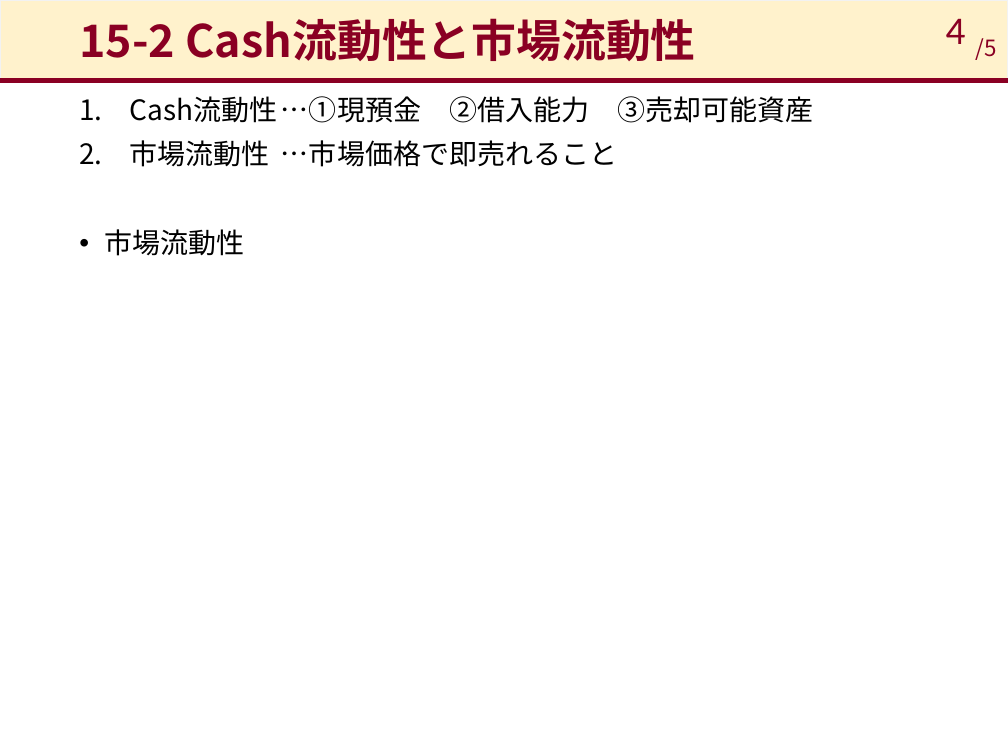
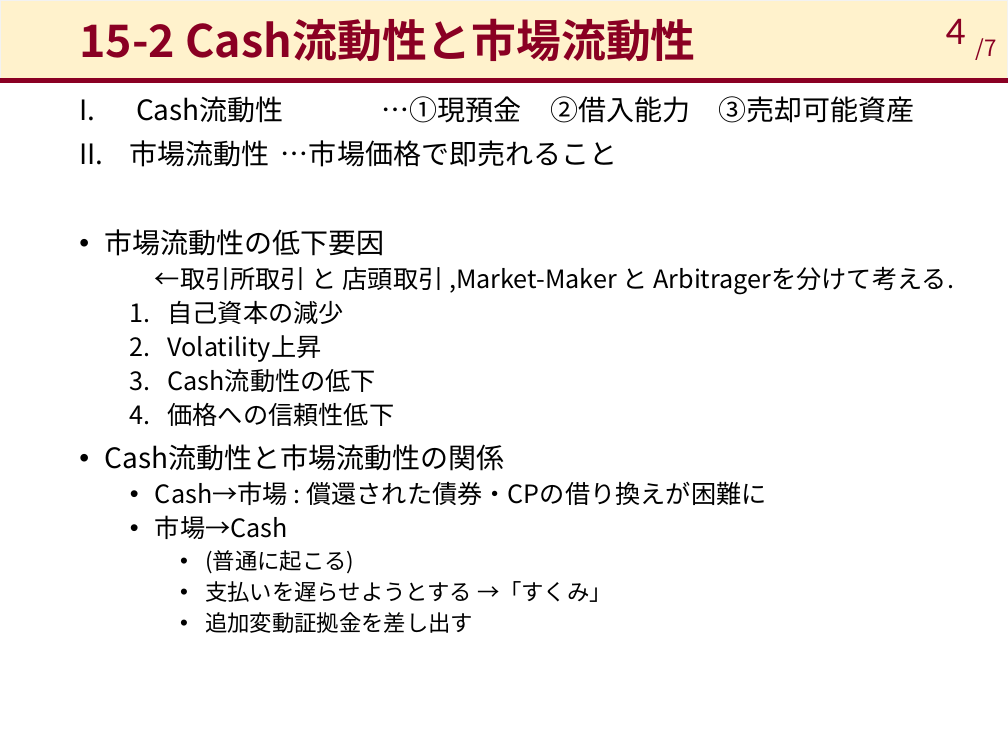
Before and after one commit to takashiikai1991/shirakawa, a slide deck: slide 4 of Sec_14.15/現代の金融政策_15.pptx. Drawn at 1008x756 pixels with LibreOffice and Linux fonts; fonts in the diff are those of the drawing. Boxes give left, top, right and bottom in pixels: in the first picture for what was removed or moved away, otherwise in the second. Text is boxed around its words. In the diff, an @@ line names an element or a change of style, - is before the commit and + after.

```diff
--- a/Sec_14.15/現代の金融政策_15.pptx
+++ b/Sec_14.15/現代の金融政策_15.pptx
@@ text at box(976, 38, 997, 60): text changed @@
-/5
+/7
@@ text at box(130, 96, 914, 167): bullet 1. to I. @@
@@ text at box(105, 229, 954, 633): text changed; size 20 to 18 pt @@
-• 市場流動性
+• 市場流動性の低下要因
+  ←取引所取引 と 店頭取引 ,Market-Maker と Arbitragerを分けて考える.
+  1. 自己資本の減少
+  2. Volatility上昇
+  3. Cash流動性の低下
+  4. 価格への信頼性低下
+• Cash流動性と市場流動性の関係
+  • Cash→市場 : 償還された債券・CPの借り換えが困難に
+  • 市場→Cash
+    • (普通に起こる)
+    • 支払いを遅らせようとする →「すくみ」
+    • 追加変動証拠金を差し出す
```
Also in this commit, not shown: 3 other slides changed, 3 slides added, 1 other file.
